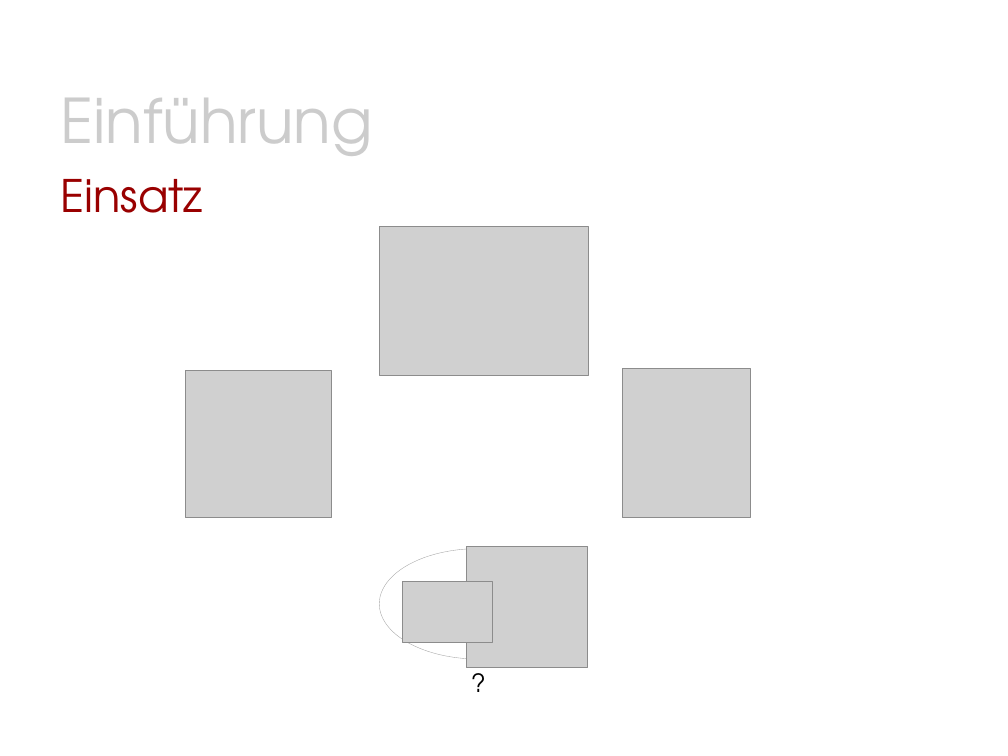
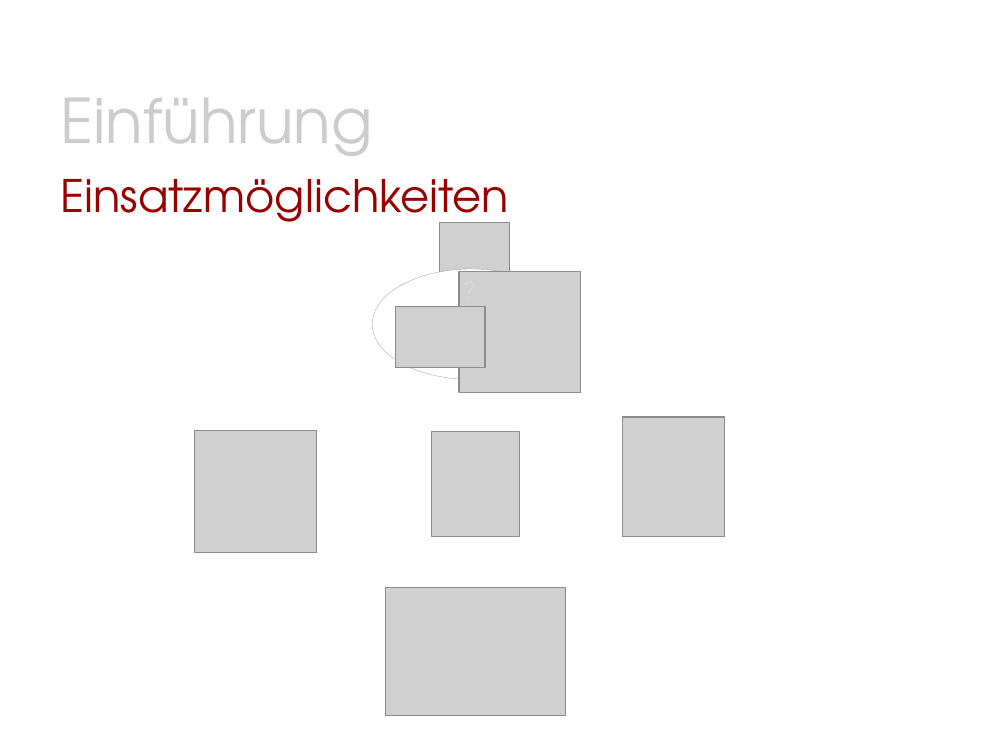
Before and after one commit to Morkunas/jfxusergroup, a slide deck: slide 6 of JavaFX-UserGroup.pptx. Drawn at 1008x756 pixels with LibreOffice and Linux fonts; fonts in the diff are those of the drawing; grey boxes stand for pictures; background and template pictures are left out. Boxes give left, top, right and bottom in pixels: in the first picture for what was removed or moved away, otherwise in the second. Text is boxed around its words. In the diff, an @@ line names an element or a change of style, - is before the commit and + after.

```diff
--- a/JavaFX-UserGroup.pptx
+++ b/JavaFX-UserGroup.pptx
@@ title at box(60, 179, 509, 233): text changed @@
-Einsatz
+Einsatzmöglichkeiten
@@ picture removed at box(379, 227, 588, 376) @@
@@ picture added at box(439, 223, 509, 273) @@
@@ ellipse: place and size @@
-ellipse at box(379, 548, 578, 659)
+ellipse at box(372, 269, 571, 380)
@@ text "?": place and size @@
-text "?" at box(461, 663, 496, 704)
+text "?" at box(454, 269, 489, 309)
@@ text "?" at box(454, 269, 489, 309): font TeX Gyre Adventor to Roboto, text colour #000000 to #D6D6D6 @@
@@ picture: place and size @@
-picture at box(466, 546, 588, 668)
+picture at box(459, 271, 581, 393)
@@ picture: place and size @@
-picture at box(402, 582, 492, 642)
+picture at box(395, 306, 485, 367)
@@ picture: place and size @@
-picture at box(623, 368, 751, 517)
+picture at box(622, 417, 724, 536)
@@ picture: place and size @@
-picture at box(185, 371, 332, 517)
+picture at box(195, 430, 317, 552)
@@ picture added at box(431, 431, 520, 536) @@
@@ picture added at box(386, 588, 565, 716) @@
```
Also in this commit, not shown: 2 other slides changed, 1 slide added, 1 slide removed.
